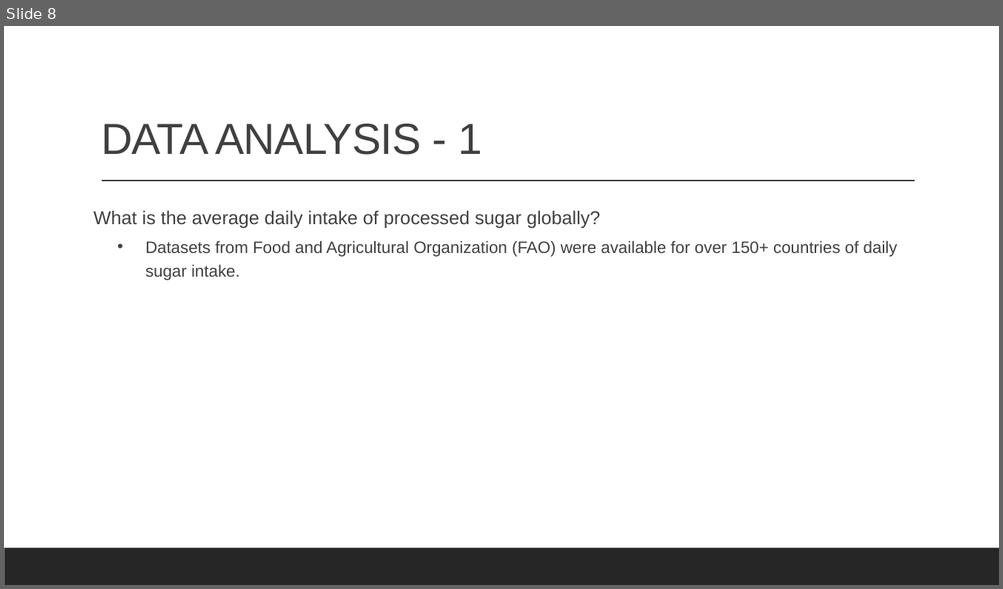
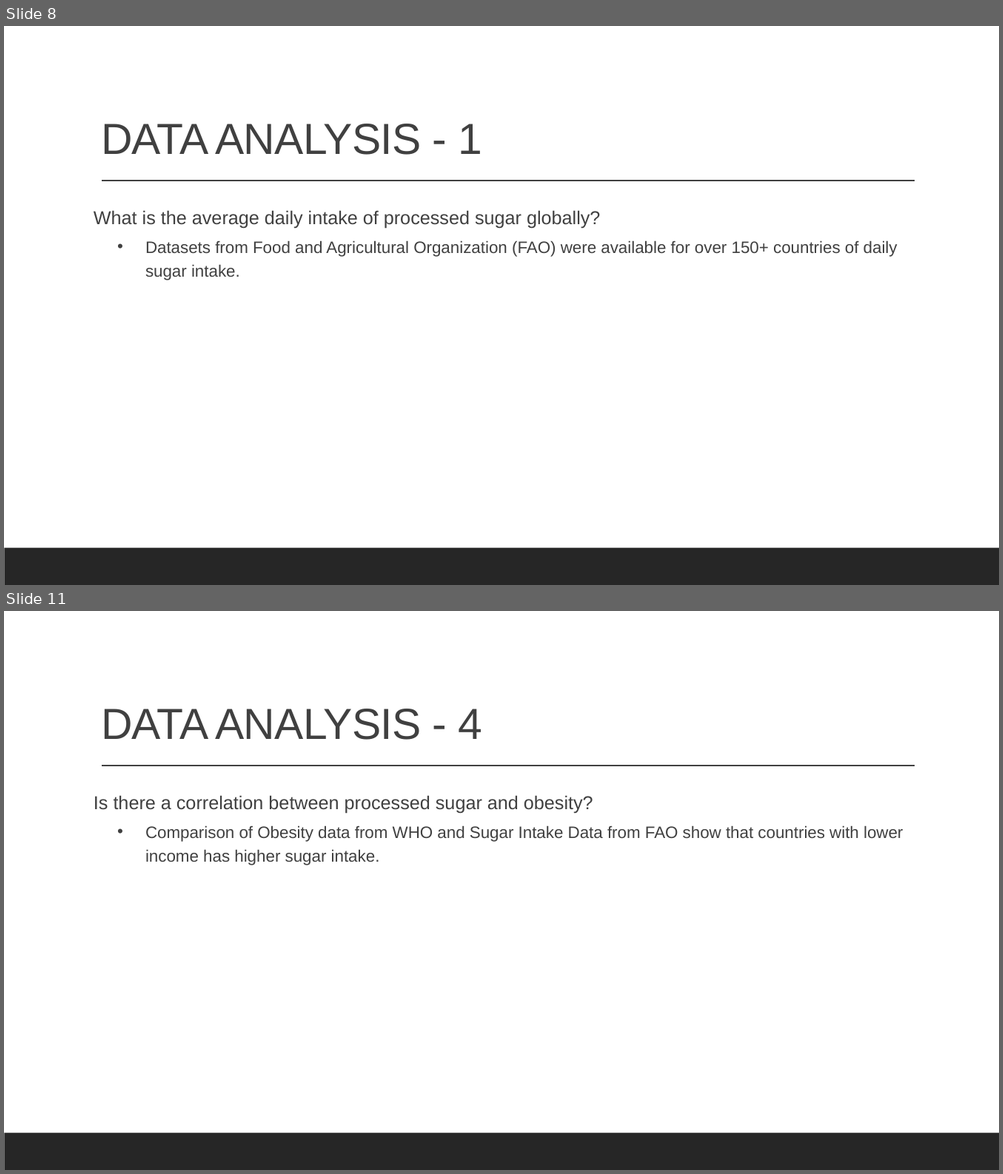
Before and after one commit to cbeachey/project1_influencers, a slide deck: Effects of Sugar Consumption.pptx. Shown one above the other, each under a label of ours: slide 8 before the commit, slides 8 and 11 after it; the slides between them are not shown. The pictures are 1003x589 and 1003x1174 pixels, drawn with LibreOffice and Linux fonts; fonts in the diff are those of the drawing. Boxes give left, top, right and bottom in pixels: in the first picture for what was removed or moved away, otherwise in the second. Text is boxed around its words. In the diff, an @@ line names an element or a change of style, - is before the commit and + after.

```diff
--- a/Effects of Sugar Consumption.pptx
+++ b/Effects of Sugar Consumption.pptx
@@ slide 11 added at (4,611,999,1170), background #FFFFFF; not listed: 2 template elements that a slide beside it also shows @@
@@ title added at (101,709,482,740), 42 pt, text #404040 @@
+DATA ANALYSIS - 4
@@ text added at (94,795,902,866), 16 pt, text #404040 @@
+Is there a correlation between processed sugar and obesity?
+  • Comparison of Obesity data from WHO and Sugar Intake Data from FAO show that countries with lower income has higher sugar intake.
```
Also in this commit, not shown: 3 slides changed, 7 other slides added, 2 slides removed, 1 other file.
